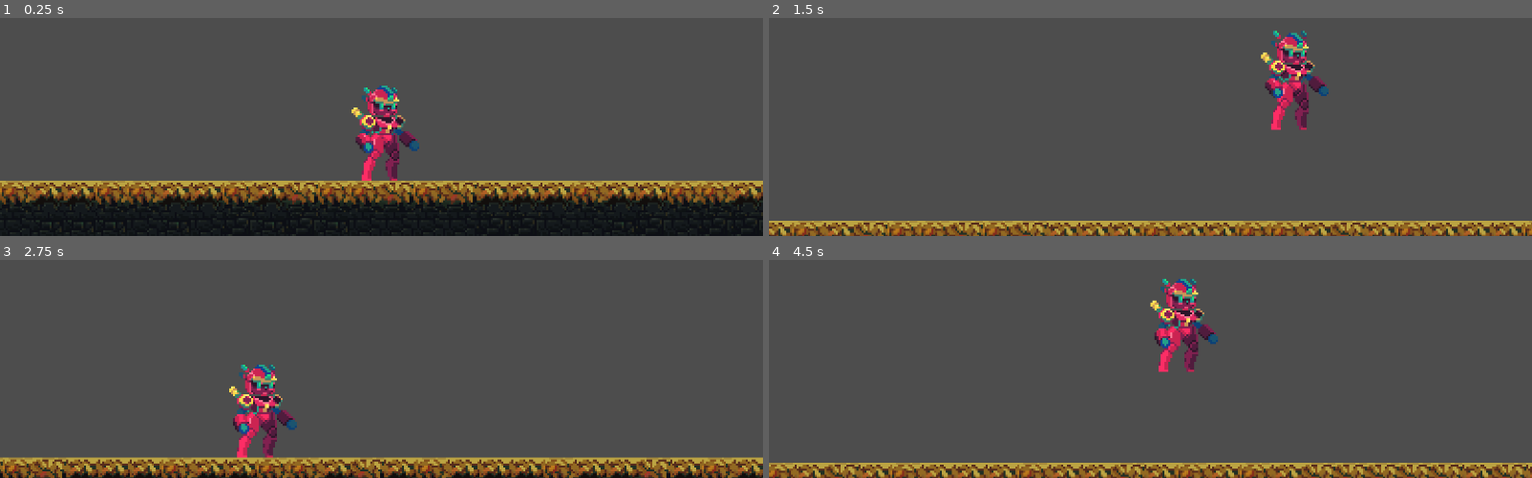
Above: before the commit, frames 1-4 (two rows, left to right).
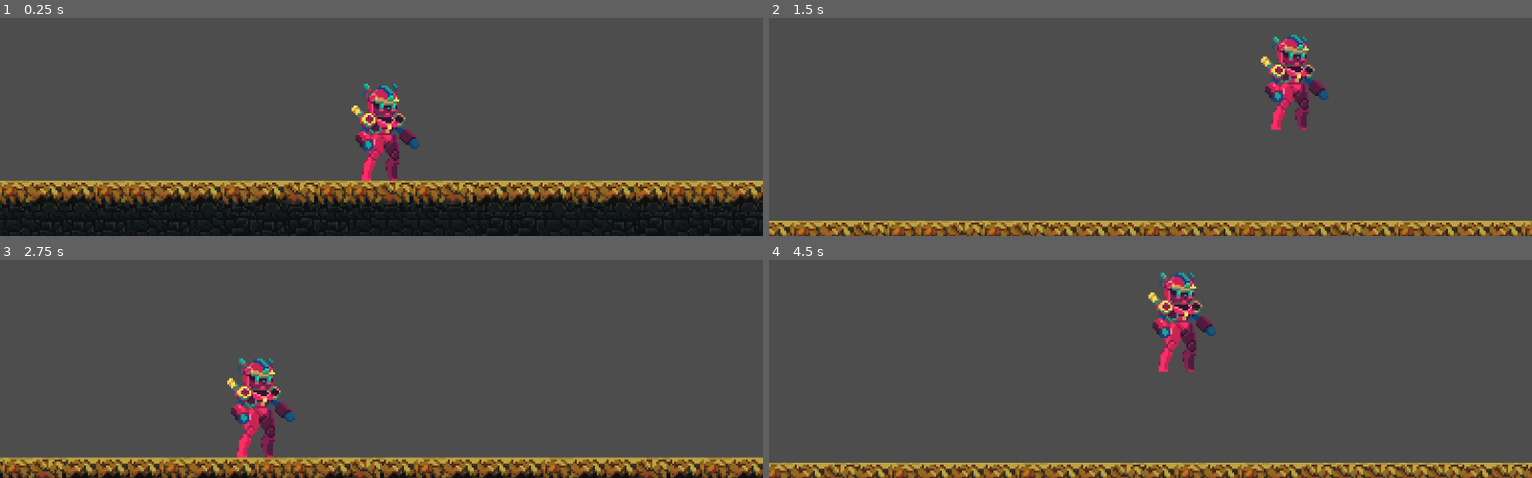
Above: after the commit, the same moments.

Repository: ogabor82/littleAdventurerAndie2D
Game: Godot game, scene res://Game/Main.tscn
Same seed, same stepped clock (60 frames per second), same inputs: the game is played once before the commit and once after it.
Inputs:
- Up to frame 1 (0.25 s): no input
- Up to frame 2 (1.5 s): hold D (Right) from 0.53 s (still down); tap W (Jump) at 0.6, 0.77, 1.07, 1.35 s
- Up to frame 3 (2.75 s): tap W (Jump) at 1.52, 1.82, 2.1 s; release D (Right) at 2.03 s; hold A (Left) from 2.03 s (still down)
- Up to frame 4 (4.5 s): release A (Left) at 2.78 s; hold D (Right) 2.78-4.28 s; tap W (Jump) at 2.85, 3.02, 3.32, 3.6, 3.77, 4.07, 4.35 s; hold A (Left) from 4.28 s (still down)

The runs differ from the first frame. In frame 1, 0.5% of the frame differs, in the area x 46-55%, y 30-63%; in frame 2, 1.3%; in frame 3, 1.9%, in the area x 29-39%, y 44-87%; in frame 4, 1.9%.

Commit message:
Add player animations for jump and run actions in player.tscn, enhancing character movement dynamics. Update texture resources and animation frames for improved visual feedback during gameplay.

Diff:
--- a/Game/scenes/player.tscn
+++ b/Game/scenes/player.tscn
@@ -1,7 +1,9 @@
-[gd_scene load_steps=14 format=3 uid="uid://o7njptk0gyx0"]
+[gd_scene load_steps=33 format=3 uid="uid://o7njptk0gyx0"]
 
 [ext_resource type="Texture2D" uid="uid://7r47sdo88xbl" path="res://Asset/Animations/Player/Idle.png" id="1_2eyk7"]
 [ext_resource type="Script" path="res://Game/scripts/player.gd" id="1_8vgfg"]
+[ext_resource type="Texture2D" uid="uid://ciwvuva3gem05" path="res://Asset/Animations/Player/Jump.png" id="3_6ff1k"]
+[ext_resource type="Texture2D" uid="uid://o0hfm8553mgi" path="res://Asset/Animations/Player/Run.png" id="4_vrbxn"]
 
 [sub_resource type="CapsuleShape2D" id="CapsuleShape2D_a6tgw"]
 radius = 6.0
@@ -41,6 +43,74 @@
 [sub_resource type="AtlasTexture" id="AtlasTexture_l0uva"]
 atlas = ExtResource("1_2eyk7")
 region = Rect2(512, 0, 64, 64)
+
+[sub_resource type="AtlasTexture" id="AtlasTexture_drilo"]
+atlas = ExtResource("3_6ff1k")
+region = Rect2(0, 0, 71, 64)
+
+[sub_resource type="AtlasTexture" id="AtlasTexture_okrby"]
+atlas = ExtResource("3_6ff1k")
+region = Rect2(71, 0, 71, 64)
+
+[sub_resource type="AtlasTexture" id="AtlasTexture_02dsa"]
+atlas = ExtResource("3_6ff1k")
+region = Rect2(142, 0, 71, 64)
+
+[sub_resource type="AtlasTexture" id="AtlasTexture_ixbyw"]
+atlas = ExtResource("3_6ff1k")
+region = Rect2(213, 0, 71, 64)
+
+[sub_resource type="AtlasTexture" id="AtlasTexture_cymek"]
+atlas = ExtResource("3_6ff1k")
+region = Rect2(284, 0, 71, 64)
+
+[sub_resource type="AtlasTexture" id="AtlasTexture_tkpy5"]
+atlas = ExtResource("3_6ff1k")
+region = Rect2(355, 0, 71, 64)
+
+[sub_resource type="AtlasTexture" id="AtlasTexture_wd7n8"]
+atlas = ExtResource("3_6ff1k")
+region = Rect2(426, 0, 71, 64)
+
+[sub_resource type="AtlasTexture" id="AtlasTexture_je55e"]
+atlas = ExtResource("3_6ff1k")
+region = Rect2(497, 0, 71, 64)
+
+[sub_resource type="AtlasTexture" id="AtlasTexture_4an13"]
+atlas = ExtResource("3_6ff1k")
+region = Rect2(568, 0, 71, 64)
+
+[sub_resource type="AtlasTexture" id="AtlasTexture_wxxb3"]
+atlas = ExtResource("4_vrbxn")
+region = Rect2(0, 0, 72, 64)
+
+[sub_resource type="AtlasTexture" id="AtlasTexture_psth1"]
+atlas = ExtResource("4_vrbxn")
+region = Rect2(72, 0, 72, 64)
+
+[sub_resource type="AtlasTexture" id="AtlasTexture_w3kfi"]
+atlas = ExtResource("4_vrbxn")
+region = Rect2(144, 0, 72, 64)
+
+[sub_resource type="AtlasTexture" id="AtlasTexture_imbuh"]
+atlas = ExtResource("4_vrbxn")
+region = Rect2(216, 0, 72, 64)
+
+[sub_resource type="AtlasTexture" id="AtlasTexture_d410p"]
+atlas = ExtResource("4_vrbxn")
+region = Rect2(288, 0, 72, 64)
+
+[sub_resource type="AtlasTexture" id="AtlasTexture_c6v6x"]
+atlas = ExtResource("4_vrbxn")
+region = Rect2(360, 0, 72, 64)
+
+[sub_resource type="AtlasTexture" id="AtlasTexture_11ton"]
+atlas = ExtResource("4_vrbxn")
+region = Rect2(432, 0, 72, 64)
+
+[sub_resource type="AtlasTexture" id="AtlasTexture_1e5i4"]
+atlas = ExtResource("4_vrbxn")
+region = Rect2(504, 0, 72, 64)
 
 [sub_resource type="SpriteFrames" id="SpriteFrames_utrsb"]
 animations = [{
@@ -75,6 +145,67 @@
 "loop": true,
 "name": &"idle",
 "speed": 10.0
+}, {
+"frames": [{
+"duration": 1.0,
+"texture": SubResource("AtlasTexture_drilo")
+}, {
+"duration": 1.0,
+"texture": SubResource("AtlasTexture_okrby")
+}, {
+"duration": 1.0,
+"texture": SubResource("AtlasTexture_02dsa")
+}, {
+"duration": 1.0,
+"texture": SubResource("AtlasTexture_ixbyw")
+}, {
+"duration": 1.0,
+"texture": SubResource("AtlasTexture_cymek")
+}, {
+"duration": 1.0,
+"texture": SubResource("AtlasTexture_tkpy5")
+}, {
+"duration": 1.0,
+"texture": SubResource("AtlasTexture_wd7n8")
+}, {
+"duration": 1.0,
+"texture": SubResource("AtlasTexture_je55e")
+}, {
+"duration": 1.0,
+"texture": SubResource("AtlasTexture_4an13")
+}],
+"loop": false,
+"name": &"jump",
+"speed": 10.0
+}, {
+"frames": [{
+"duration": 1.0,
+"texture": SubResource("AtlasTexture_wxxb3")
+}, {
+"duration": 1.0,
+"texture": SubResource("AtlasTexture_psth1")
+}, {
+"duration": 1.0,
+"texture": SubResource("AtlasTexture_w3kfi")
+}, {
+"duration": 1.0,
+"texture": SubResource("AtlasTexture_imbuh")
+}, {
+"duration": 1.0,
+"texture": SubResource("AtlasTexture_d410p")
+}, {
+"duration": 1.0,
+"texture": SubResource("AtlasTexture_c6v6x")
+}, {
+"duration": 1.0,
+"texture": SubResource("AtlasTexture_11ton")
+}, {
+"duration": 1.0,
+"texture": SubResource("AtlasTexture_1e5i4")
+}],
+"loop": false,
+"name": &"run",
+"speed": 10.0
 }]
 
 [node name="player" type="CharacterBody2D"]
@@ -87,10 +218,8 @@
 [node name="AnimatedSprite2D" type="AnimatedSprite2D" parent="."]
 position = Vector2(0, -32)
 sprite_frames = SubResource("SpriteFrames_utrsb")
-animation = &"idle"
+animation = &"run"
 autoplay = "idle"
-frame = 4
-frame_progress = 0.0761367
 
 [node name="Camera2D" type="Camera2D" parent="."]
 offset = Vector2(0, -80)
